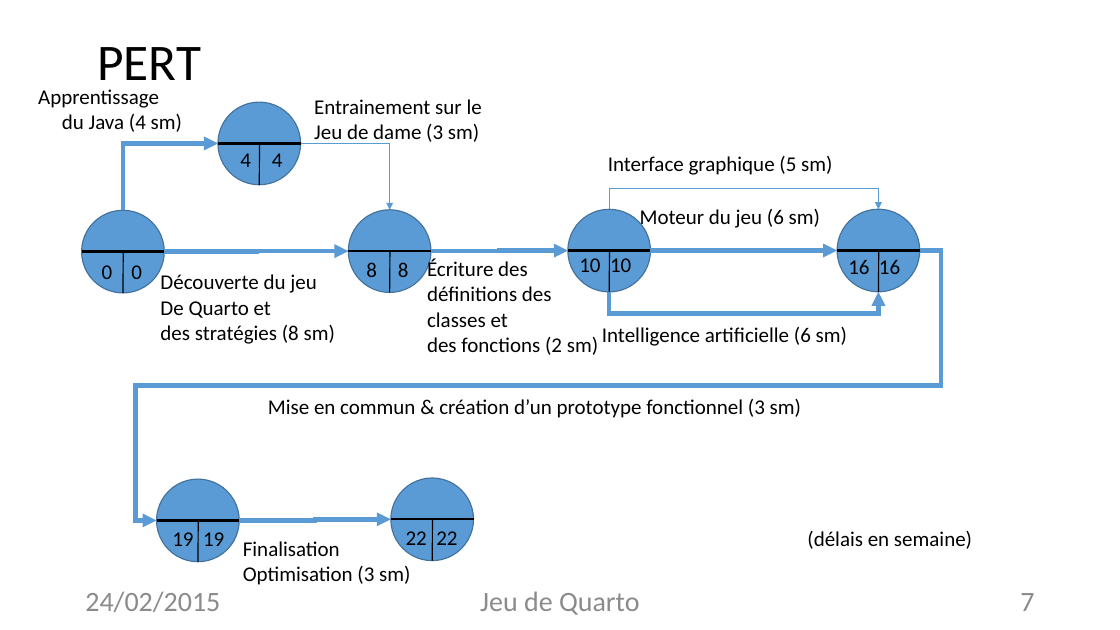
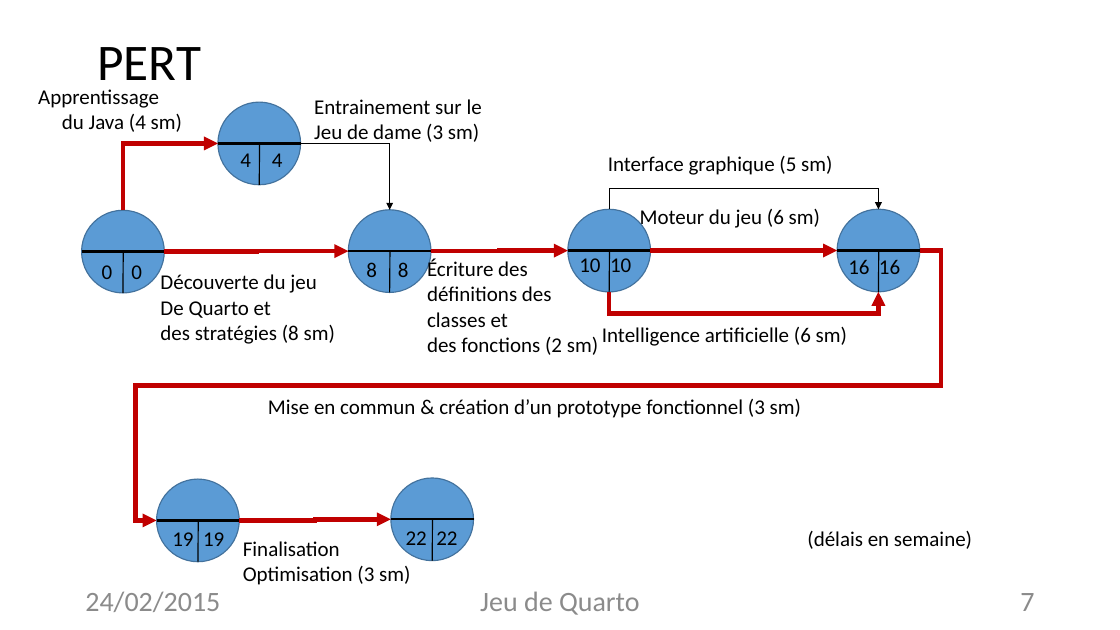
Before and after one commit to Quarto-Projet/Quarto, a slide deck: slide 7 of Diapo-&-co/150224 P4 Info 1.pptx. Drawn at 1120x630 pixels with LibreOffice and Linux fonts; fonts in the diff are those of the drawing. Boxes give left, top, right and bottom in pixels: in the first picture for what was removed or moved away, otherwise in the second. Text is boxed around its words. In the diff, an @@ line names an element or a change of style, - is before the commit and + after.

```diff
--- a/Diapo-&-co/150224 P4 Info 1.pptx
+++ b/Diapo-&-co/150224 P4 Info 1.pptx
@@ elbow arrow (123, 210) - (218, 144): stroke #5B9BD5 4 pt to #C00000 4 pt @@
@@ elbow arrow (301, 144) - (390, 210): stroke #5B9BD5 0.5 pt to #000000 0.5 pt @@
@@ elbow arrow (609, 209) - (879, 209): stroke #5B9BD5 0.5 pt to #000000 0.5 pt @@
@@ elbow arrow (920, 250) - (156, 521): stroke #5B9BD5 4 pt to #C00000 4 pt @@
@@ elbow arrow (165, 252) - (349, 251): stroke #5B9BD5 4 pt to #C00000 4 pt @@
@@ elbow arrow (431, 251) - (568, 250): stroke #5B9BD5 4 pt to #C00000 4 pt @@
@@ elbow arrow (650, 250) - (838, 250): stroke #5B9BD5 4 pt to #C00000 4 pt @@
@@ elbow arrow (609, 292) - (879, 292): stroke #5B9BD5 4 pt to #C00000 4 pt @@
@@ elbow arrow (239, 521) - (391, 519): stroke #5B9BD5 4 pt to #C00000 4 pt @@
```
Also in this commit, not shown: 1 other file.
